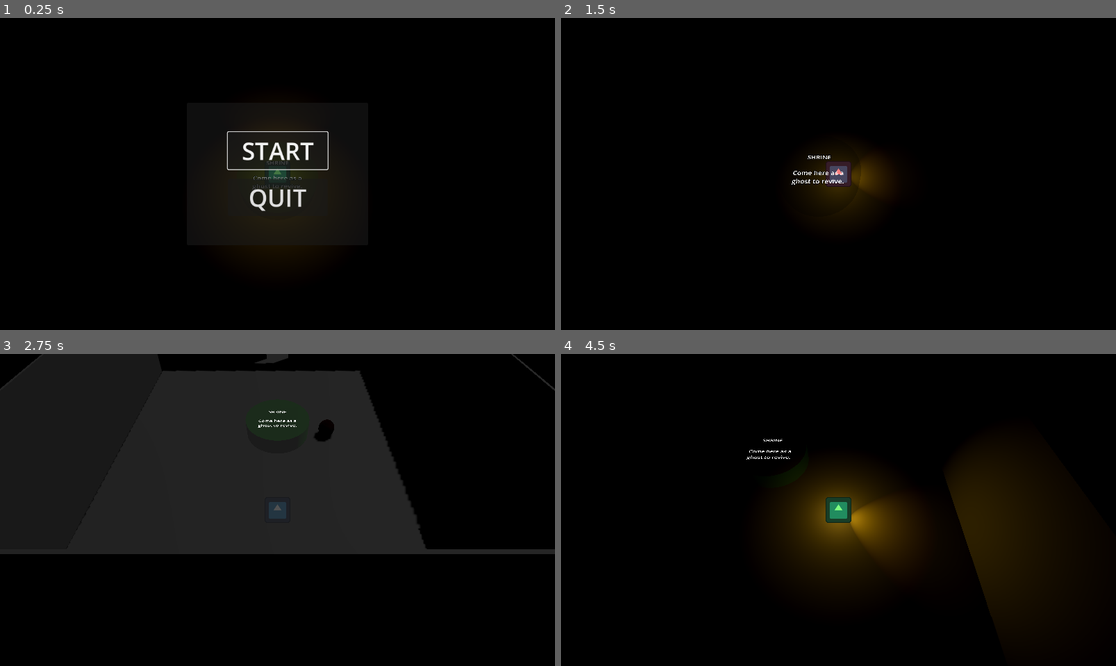
Above: before the commit, frames 1-4 (two rows, left to right).
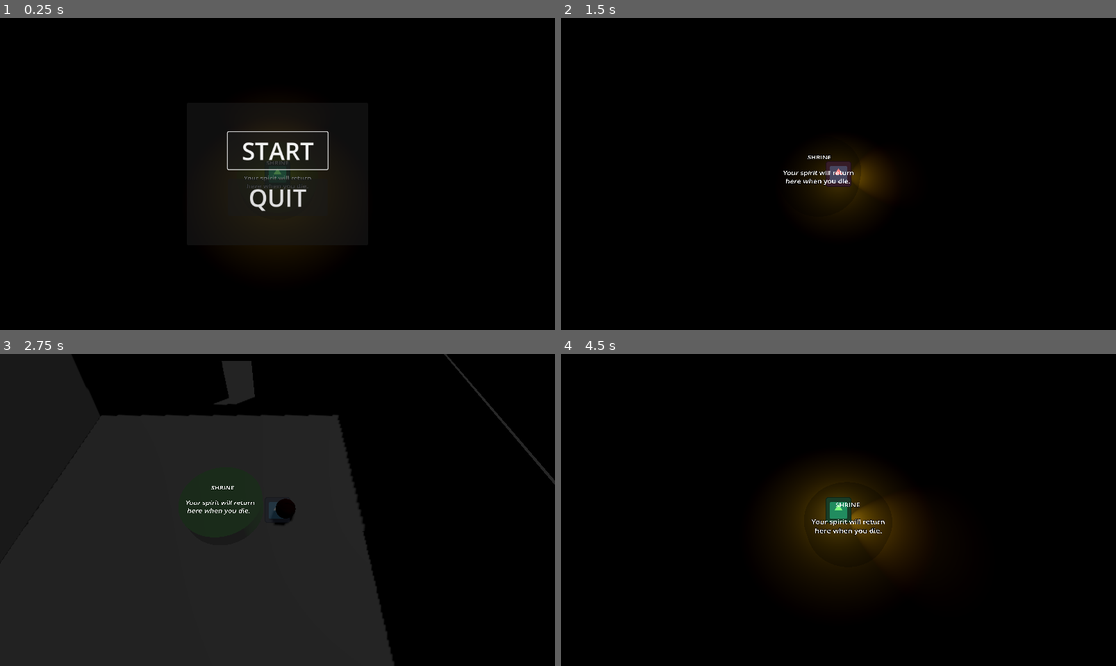
Above: after the commit, the same moments.

Repository: Rusty-Rat-Studios/dead-living-and-dying
Game: Godot game, scene res://game.tscn
The game is run twice, just before and just after one commit, with the same random seed, the same clock (stepped at 60 frames per second) and the same inputs. The engine's default icon, where the game draws it, is replaced by a stand-in: a white triangle on a blue panel in a dark square.
Inputs (mouse positions are in pixels of both pictures, inside the frame that each line leads up to):
- Up to frame 1 (0.25 s): no input
- Up to frame 2 (1.5 s): click "START" at 0.5 s; tap Enter at 1.25 s; move the mouse to (960, 158) at 1.27 s; hold Right (ui_right) from 1.28 s (still down); tap Tab at 1.35 s
- Up to frame 3 (2.75 s): move the mouse to (166, 525) at 2.02 s; release Right (ui_right) at 2.03 s; hold Down (ui_down) from 2.03 s (still down); tap Tab at 2.1 s
- Up to frame 4 (4.5 s): move the mouse to (894, 441) at 2.77 s; release Down (ui_down) at 2.78 s; hold Right (ui_right) 2.78-3.53 s; tap Tab at 2.85, 3.6, 4.35 s; move the mouse to (810, 572) at 3.52 s; hold Up (ui_up) 3.53-4.28 s; move the mouse to (1005, 556) at 4.27 s; hold Left (ui_left) from 4.28 s (still down)

The runs differ from the first frame. In frame 1, 0.1% of the frame differs, in the area x 44-57%, y 50-56%; in frame 2, 0.2%; in frame 3, 38%, in the area x 0-100%, y 0-100%; in frame 4, 6.0%.

Commit message:
Add movement tween to shrine when player dies

Diff:
--- a/game.gd
+++ b/game.gd
@@ -78,12 +78,11 @@
 			$World/RoomCenter/Hurtbox/Label3D.text = "HURTBOX\n\nDon't worry little ghost,\n\nHurtbox can't hurt you."
 			# move corpse to death location
 			corpse.global_position = player.global_position
-			# move player to respawn shrine in dead state
-			player.position = player.respawn_position
-			# activate corpse to be visible/collidable
-			# without the micro-timer, it instantly revives the player on the spot
-			await get_tree().create_timer(0.2).timeout
-			corpse.activate()
+			corpse.visible = true
+			# delay activation to ensure player doesn't immediately revive
+			# since they are briefly overlapping
+			await get_tree().create_timer(2).timeout
+			corpse.activate_collision()
 
 	# TEMPORARY
 	update_ghost_visibility(state_name)
--- a/game.tscn
+++ b/game.tscn
@@ -104,8 +104,8 @@
 transform = Transform3D(1, 0, 0, 0, -4.37114e-08, 1, 0, -1, -4.37114e-08, 0, 1, 0)
 text = "SHRINE
 
-Come here as a
-ghost to revive."
+Your spirit will return
+here when you die."
 font_size = 64
 
 [node name="RoomCenter" type="Node3D" parent="World"]
--- a/player/corpse.gd
+++ b/player/corpse.gd
@@ -2,24 +2,22 @@
 
 func _ready() -> void:
 	body_entered.connect(_on_body_entered)
-	deactivate()
+	visible = false
+	deactivate_collision()
 
 
-func activate() -> void:
-	visible = true
+func activate_collision() -> void:
 	collision_layer = CollisionBit.PLAYER
 	collision_mask = CollisionBit.PLAYER
 
 
-func deactivate() -> void:
-	visible = false
+func deactivate_collision() -> void:
 	collision_layer = 0
 	collision_mask = 0
 
 
 func _on_body_entered(body: Node3D) -> void:
-	print(Time.get_time_string_from_system(), ": corpse touched")
 	if body == PlayerHandler.get_player():
-		print(Time.get_time_string_from_system(), ": corpse deactivate and emit signal")
-		deactivate()
+		visible = false
+		deactivate_collision()
 		SignalBus.emit_signal("player_revived", global_position)
--- a/player/state_dead.gd
+++ b/player/state_dead.gd
@@ -12,10 +12,16 @@
 	# change collision layers out of physical plane into spirit plane
 	parent.collision_layer = CollisionBit.PLAYER + CollisionBit.SPIRIT
 	parent.collision_mask = CollisionBit.WORLD + CollisionBit.SPIRIT
-	parent.get_node("DamageDetector").collision_mask = CollisionBit.SPIRIT
 
 	# DEBUG: modulate color according to state
 	parent.get_node("RotationOffset/Sprite3D").modulate = Color(0.5, 0.5, 0.5, 0.5)
+
+	# move player to active shrine
+	var tween: Tween = get_tree().create_tween()
+	tween.tween_property(parent, "global_position", parent.respawn_position, 2).set_trans(Tween.TRANS_CUBIC)
+	# activate damage detector AFTER they reach the respawn position
+	# to avoid accidental game over while tweening to respawn position
+	parent.get_node("DamageDetector").collision_mask = CollisionBit.SPIRIT
 
 
 func exit() -> void:
